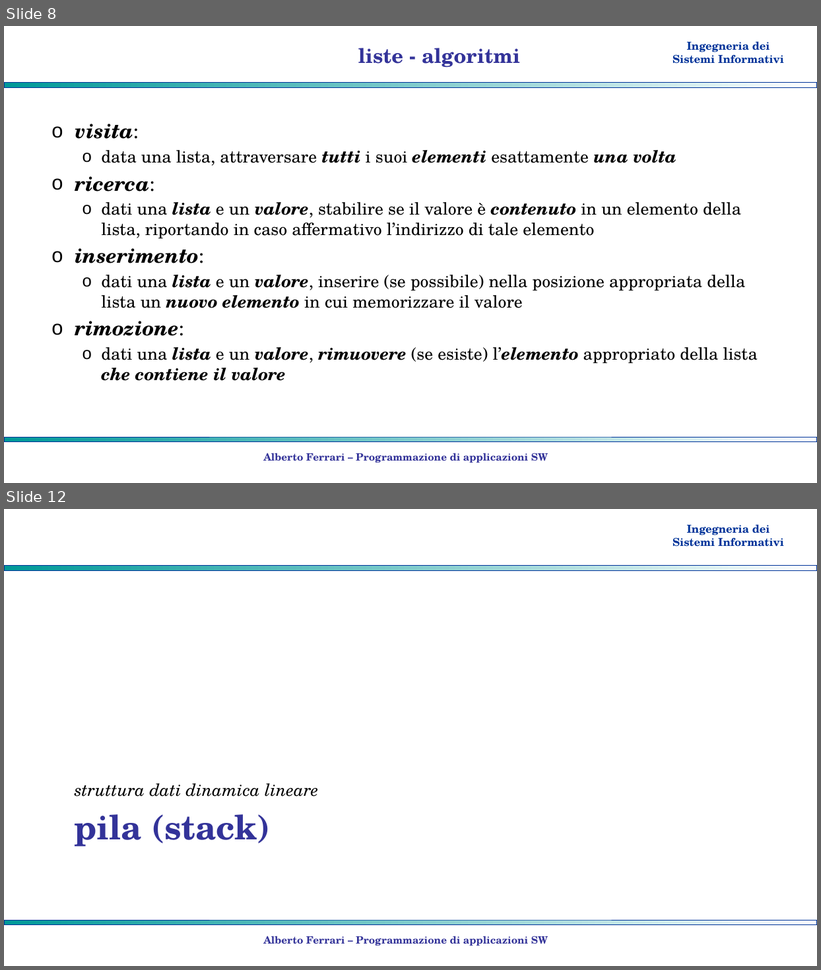
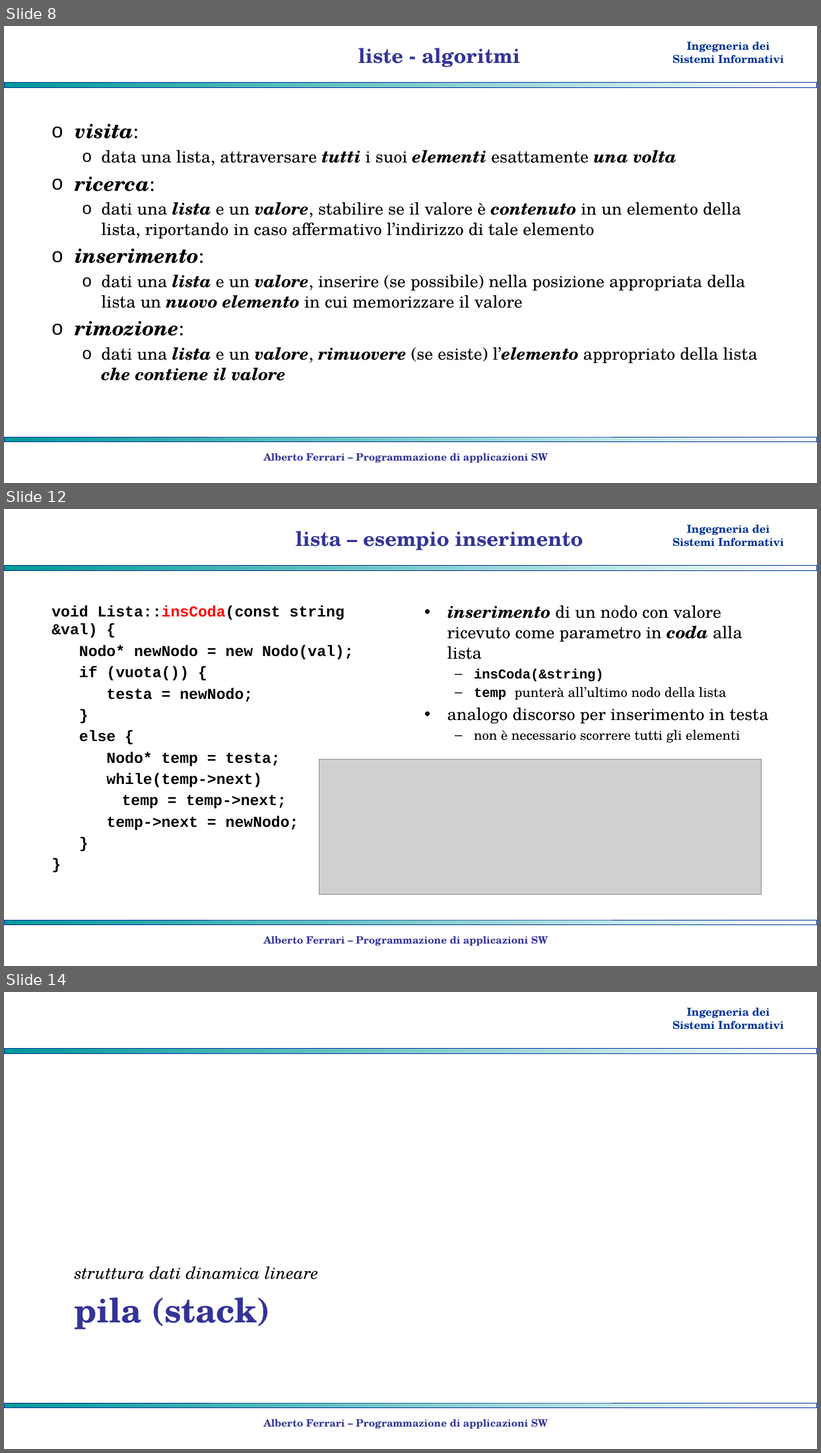
Before and after one commit to albertoferrari/pasw, a slide deck: lezioni/PASW06 - strutture lineari.pptx. Shown one above the other, each under a label of ours: slides 8 and 12 before the commit, slides 8, 12 and 14 after it; the slides between them are not shown. The pictures are 821x970 and 821x1453 pixels, drawn with LibreOffice and Linux fonts; fonts in the diff are those of the drawing; grey boxes stand for pictures; background and template pictures are left out. Boxes give left, top, right and bottom in pixels: in the first picture for what was removed or moved away, otherwise in the second. Text is boxed around its words. In the diff, an @@ line names an element or a change of style, - is before the commit and + after.

```diff
--- a/lezioni/PASW06 - strutture lineari.pptx
+++ b/lezioni/PASW06 - strutture lineari.pptx
@@ slide 12 added at (x1=4, y1=509, x2=817, y2=966), background #FFFFFF; not listed: 3 template elements that a slide beside it also shows @@
@@ title added at (x1=296, y1=531, x2=583, y2=551), 24 pt, text #333399, bold @@
+lista – esempio inserimento
@@ text added at (x1=52, y1=605, x2=354, y2=830), 18 pt, text #000000, bold @@
+void Lista::insCoda(const string &val) {
+Nodo* newNodo = new Nodo(val);
+if (vuota()) {
+testa = newNodo;
+}
+else {
+Nodo* temp = testa;
+while(temp->next)
+temp = temp->next;
+temp->next = newNodo;
+}
+}
@@ text added at (x1=448, y1=605, x2=769, y2=743), 20 pt, text #000000 @@
+• inserimento di un nodo con valore ricevuto come parametro in coda alla lista
+  – insCoda(&string)
+  – temp punterà all’ultimo nodo della lista
+• analogo discorso per inserimento in testa
+  – non è necessario scorrere tutti gli elementi
@@ picture added at (x1=319, y1=760, x2=761, y2=895) @@
@@ text added at (x1=263, y1=936, x2=548, y2=946), 12 pt, text #333399, bold @@
+Alberto Ferrari – Programmazione di applicazioni SW
@@ what was slide 12 is now slide 14 @@
```
Also in this commit, not shown: 8 slides changed, 2 other slides added, 1 other file.
